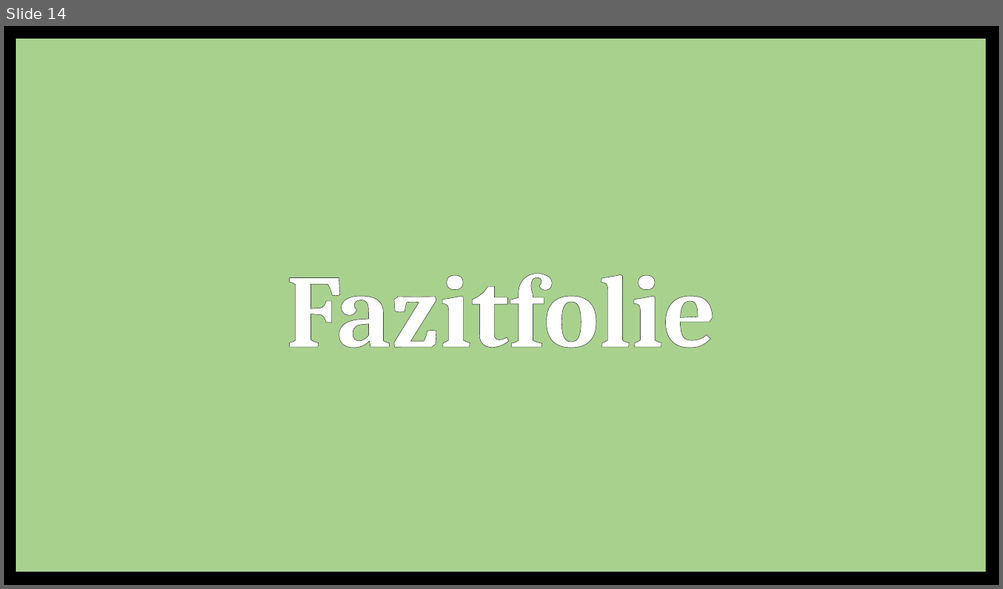
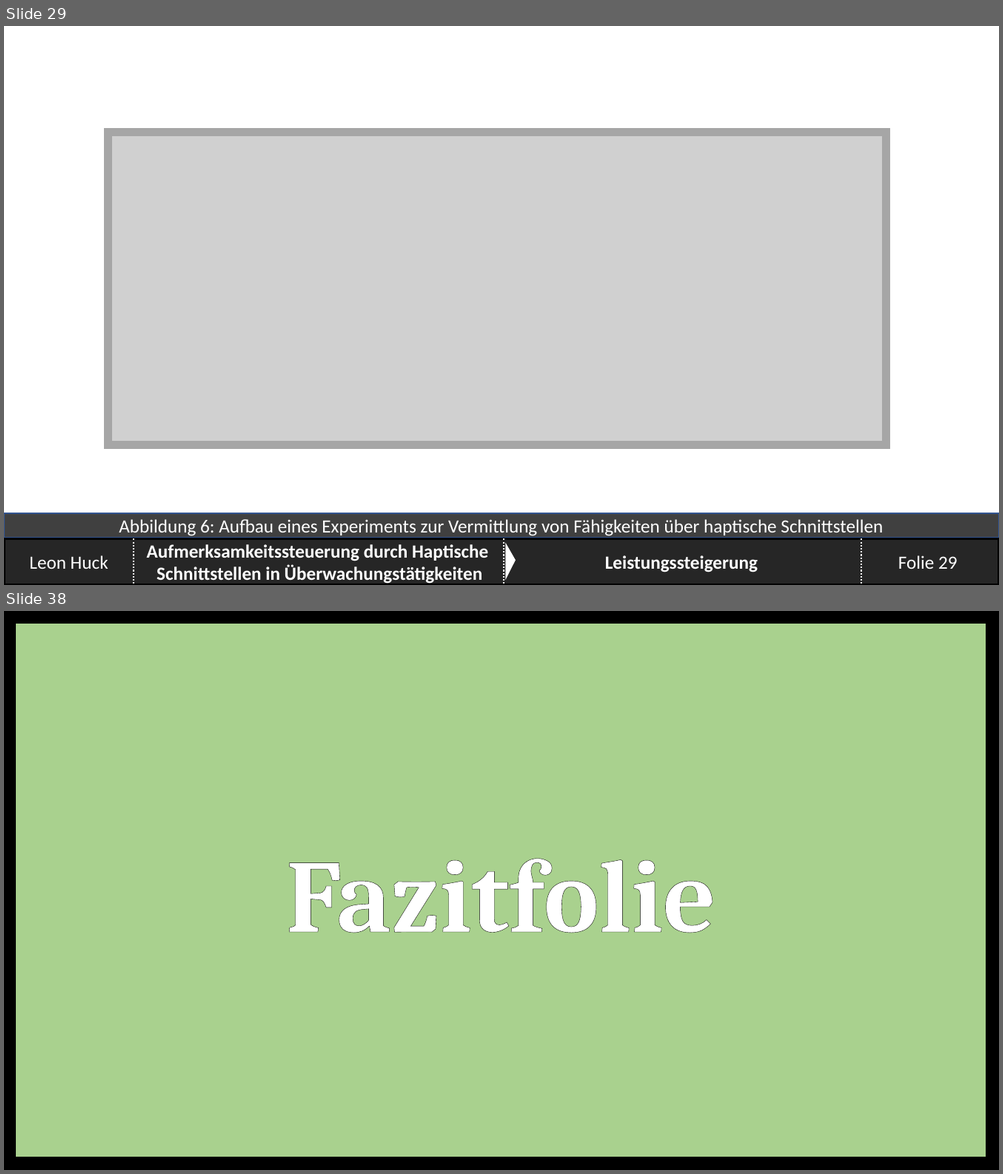
Before and after one commit to SaturnnrutaS/Proseminar-Mobile-Computing, a slide deck: 3 - Präsentation/Proseminar - Arbeitspräsentation.pptx. Shown one above the other, each under a label of ours: slide 14 before the commit, slides 29 and 38 after it; the slides between them are not shown. The pictures are 1003x589 and 1003x1174 pixels, drawn with LibreOffice and Linux fonts; fonts in the diff are those of the drawing; grey boxes stand for pictures; background and template pictures are left out. Boxes give left, top, right and bottom in pixels: in the first picture for what was removed or moved away, otherwise in the second. Text is boxed around its words. In the diff, an @@ line names an element or a change of style, - is before the commit and + after.

```diff
--- a/3 - Präsentation/Proseminar - Arbeitspräsentation.pptx
+++ b/3 - Präsentation/Proseminar - Arbeitspräsentation.pptx
@@ slide 29 added at (x1=4, y1=26, x2=999, y2=585), background picture (left out) @@
@@ rectangle added at (x1=108, y1=132, x2=887, y2=446), outline #A6A6A6 7.75 pt @@
@@ picture added at (x1=109, y1=130, x2=887, y2=442) @@
@@ rectangle added at (x1=4, y1=514, x2=999, y2=538), fill #404040, outline #325491 1 pt, 18 pt, text #FFFFFF @@
+Abbildung 6: Aufbau eines Experiments zur Vermittlung von Fähigkeiten über haptische Schnittstellen
@@ group added at (x1=4, y1=540, x2=999, y2=585): 4 rectangles, 3 lines, 1 page number, 1 triangle @@
+Leon Huck
+Folie 29
+Aufmerksamkeitssteuerung durch Haptische
+Schnittstellen in Überwachungstätigkeiten
+Leistungssteigerung
@@ what was slide 14 is now slide 38 @@
```
Also in this commit, not shown: 9 slides changed, 28 other slides added, 5 slides removed, 10 other files.
